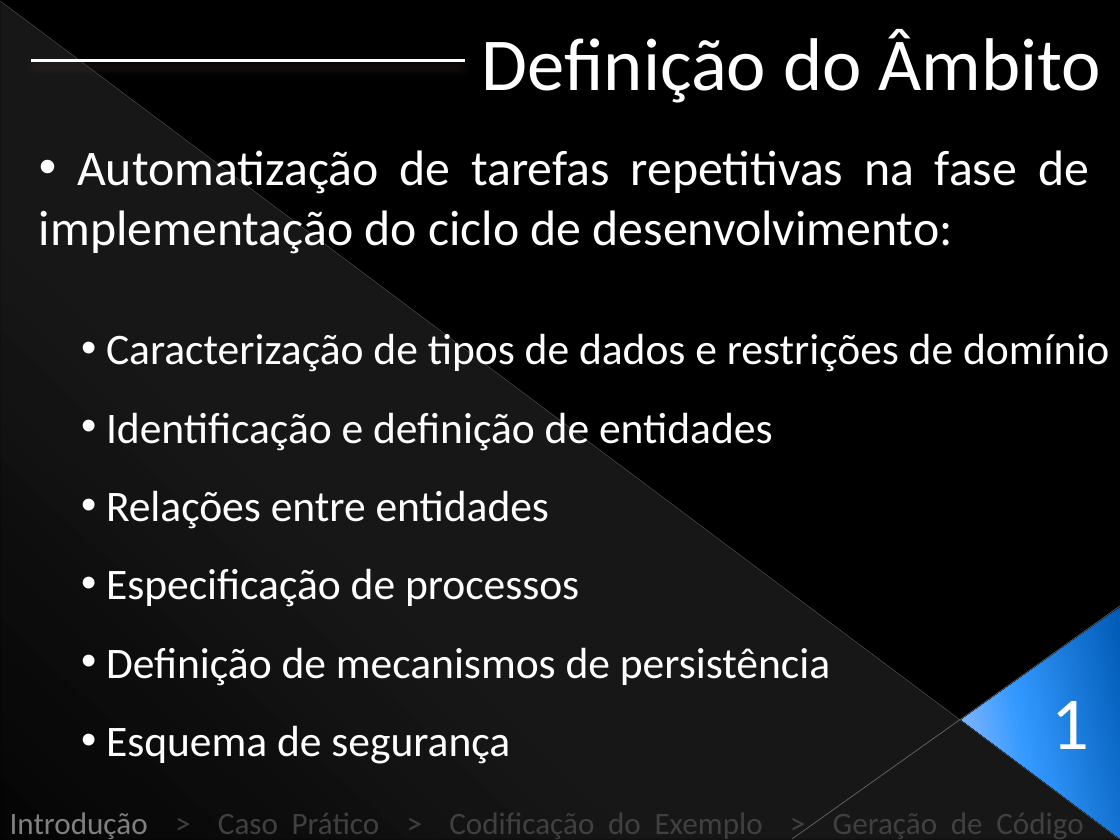
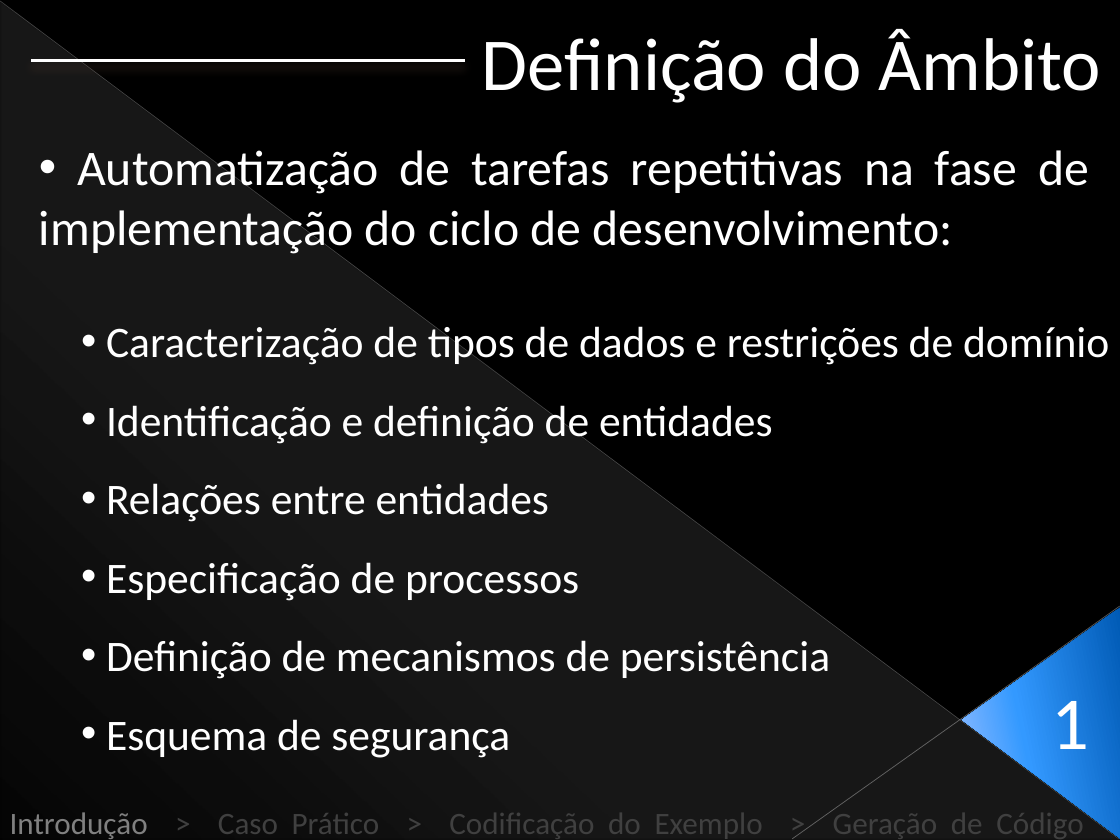
Before and after one commit to Netivski/projectoseminario, a slide deck: slide 7 of Apresentação Final/Presentation Sketch.pptx. Drawn at 1120x840 pixels with LibreOffice and Linux fonts; fonts in the diff are those of the drawing. Boxes give left, top, right and bottom in pixels: in the first picture for what was removed or moved away, otherwise in the second. Text is boxed around its words. In the diff, an @@ line names an element or a change of style, - is before the commit and + after.

```diff
--- a/Apresentação Final/Presentation Sketch.pptx
+++ b/Apresentação Final/Presentation Sketch.pptx
@@ text "Caracterização de tipos de dados ..." rewrapped from (106,333,1109,764) to (106,322,1109,758) @@
```
Also in this commit, not shown: 7 other slides changed.
